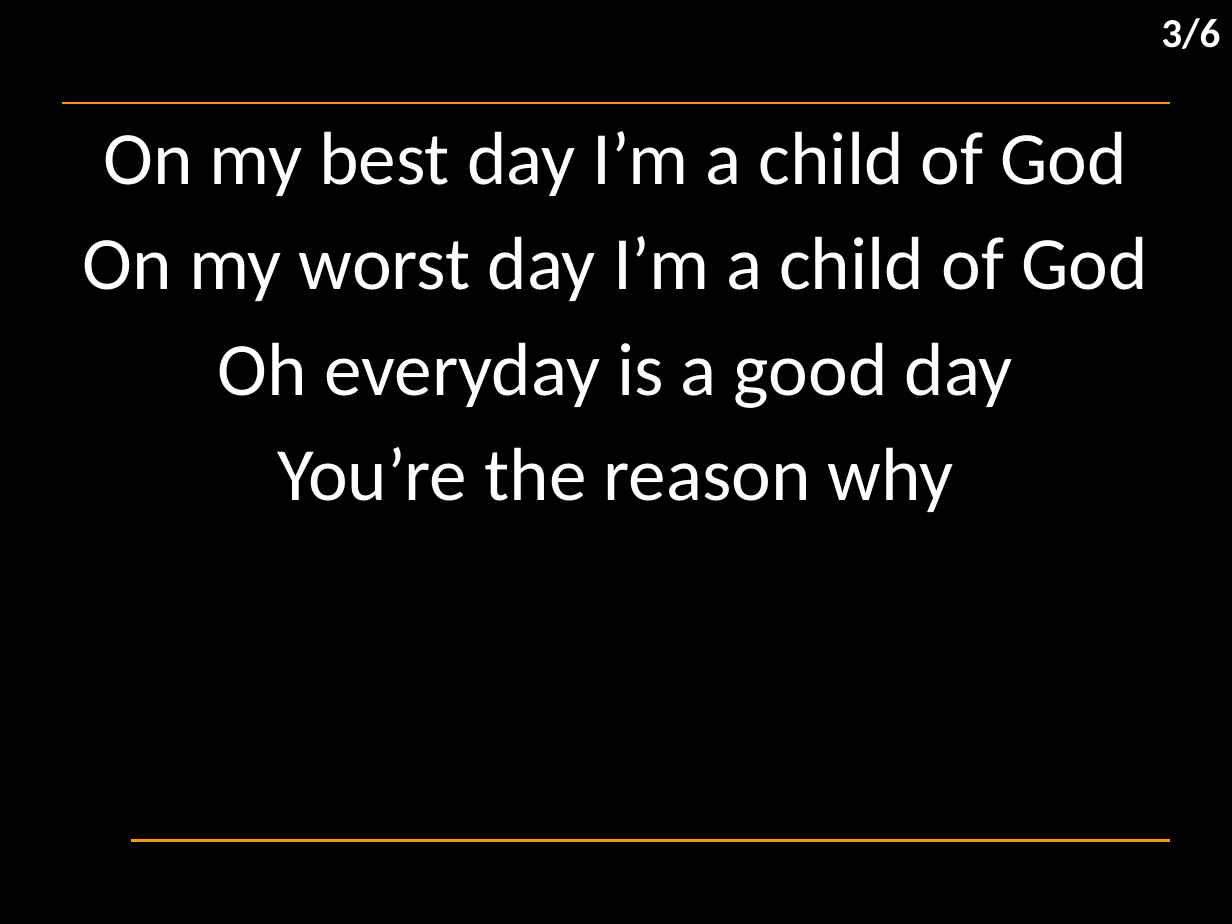
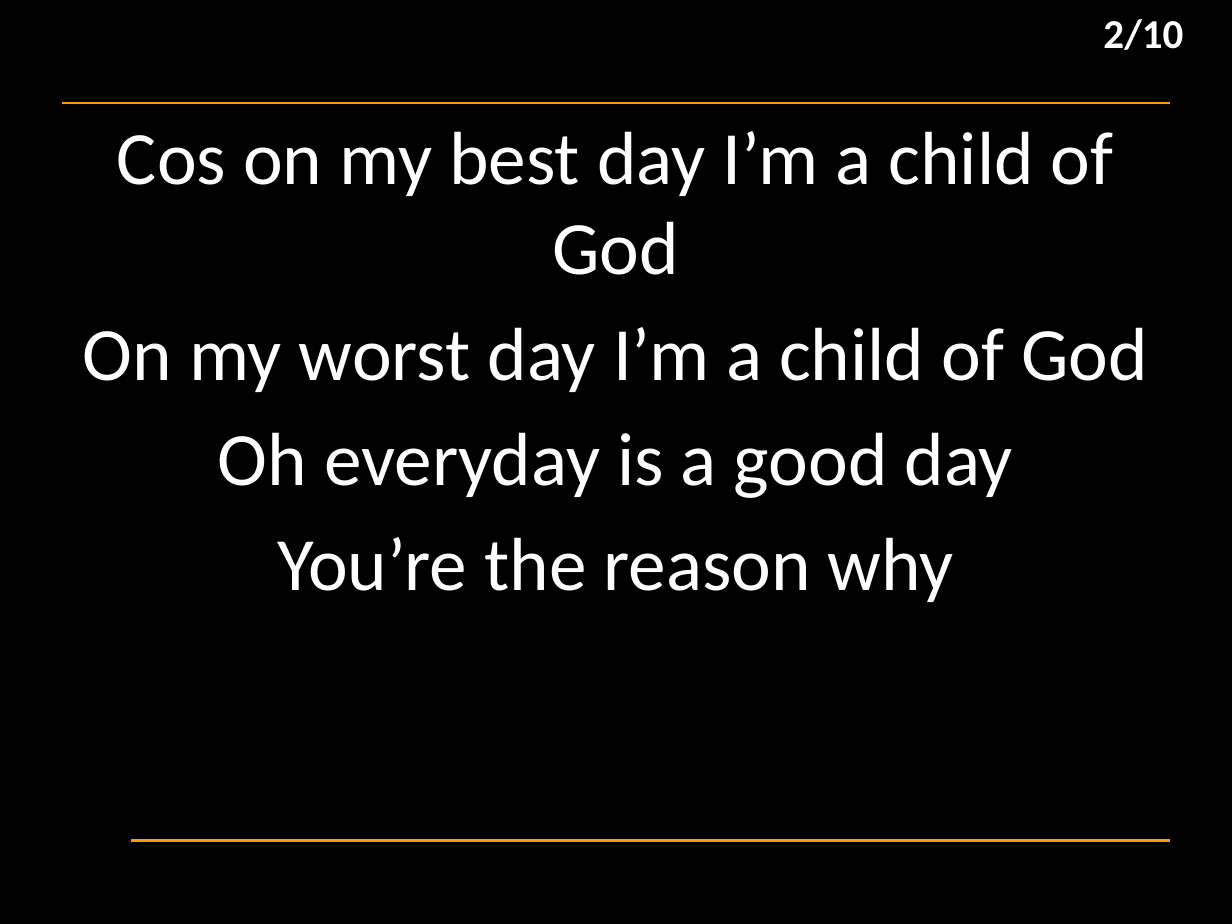
Before and after one commit to hoo-are-ya/worship, a slide deck: slide 6 of docs/songs_2024-06-16.pptx (slide 7 before the commit). Drawn at 1232x924 pixels with LibreOffice and Linux fonts; fonts in the diff are those of the drawing; background and template pictures are left out. Boxes give left, top, right and bottom in pixels: in the first picture for what was removed or moved away, otherwise in the second. Text is boxed around its words. In the diff, an @@ line names an element or a change of style, - is before the commit and + after.

```diff
--- a/docs/songs_2024-06-16.pptx
+++ b/docs/songs_2024-06-16.pptx
@@ text at box(1103, 19, 1183, 50): text changed @@
-3/6
+2/10
@@ subtitle at box(117, 131, 1114, 275): text changed @@
-On my best day I’m a child of God
+Cos on my best day I’m a child of God
```
Also in this commit, not shown: 16 other slides changed, 10 slides added, 1 slide removed, 1 other file.
